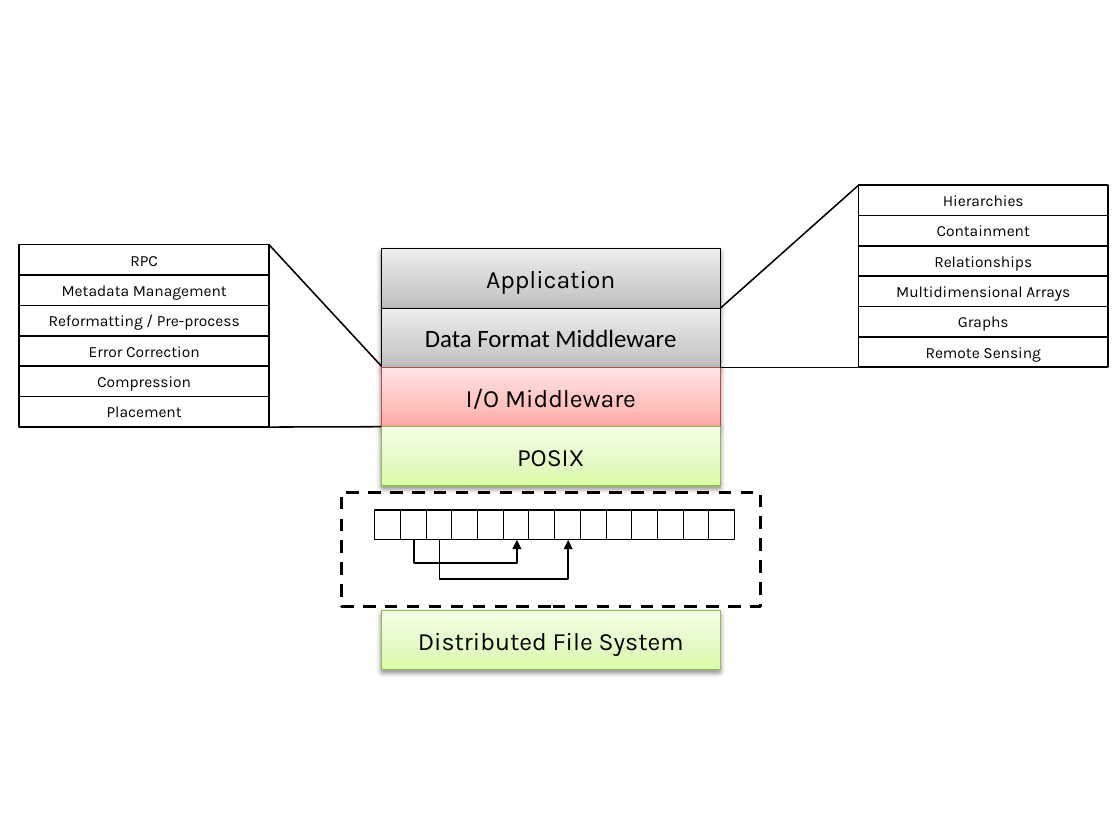
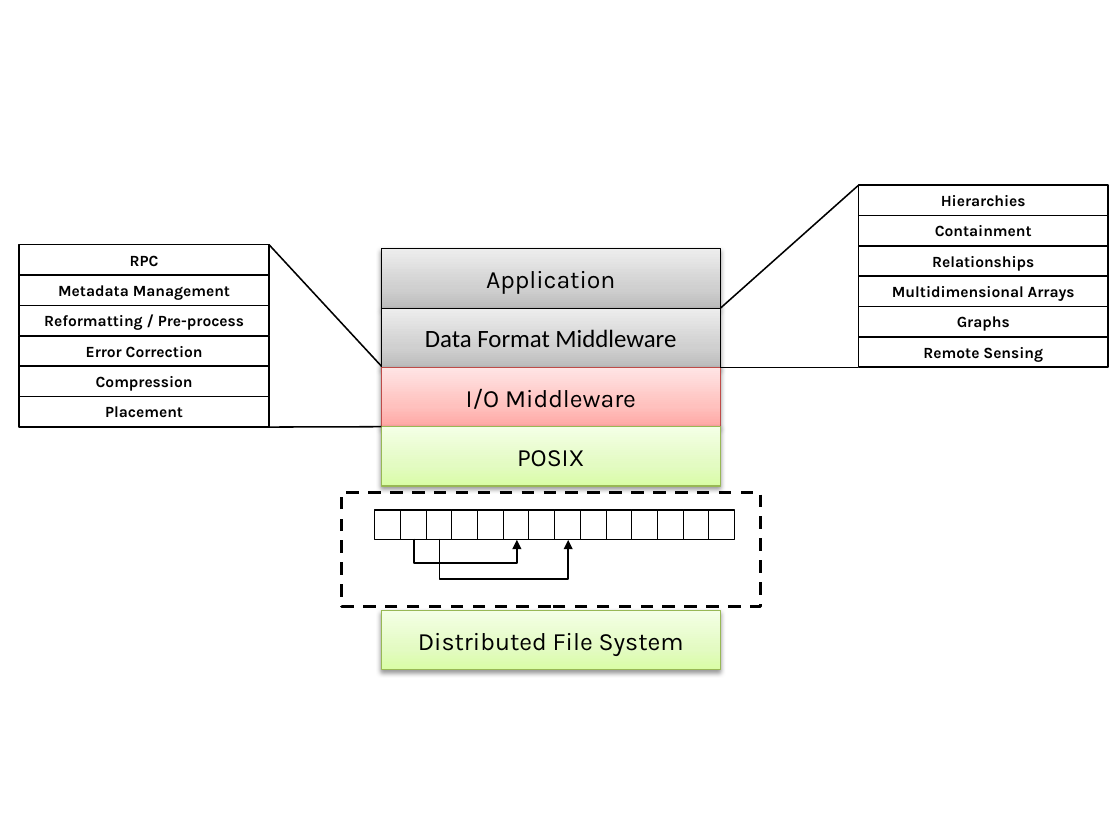
Before and after one commit to ivotron/ivotron.github.io, a slide deck: slide 10 of images/diagrams/2013-10-22-exascale.pptx (slide 9 before the commit). Drawn at 1120x840 pixels with LibreOffice and Linux fonts; fonts in the diff are those of the drawing. Boxes give left, top, right and bottom in pixels: in the first picture for what was removed or moved away, otherwise in the second. Text is boxed around its words. In the diff, an @@ line names an element or a change of style, - is before the commit and + after.

```diff
--- a/images/diagrams/2013-10-22-exascale.pptx
+++ b/images/diagrams/2013-10-22-exascale.pptx
@@ bold on in 12 elements at [19, 245, 269, 276], [19, 276, 269, 306], [19, 306, 269, 336], [19, 336, 269, 366], [19, 366, 269, 396], [19, 396, 269, 427], [858, 185, 1108, 215], [858, 215, 1108, 245], [858, 245, 1108, 276], [858, 277, 1108, 307], [858, 307, 1108, 337], [858, 337, 1108, 367] @@
```
Also in this commit, not shown: 11 other slides changed, 16 slides added, 29 other files.
